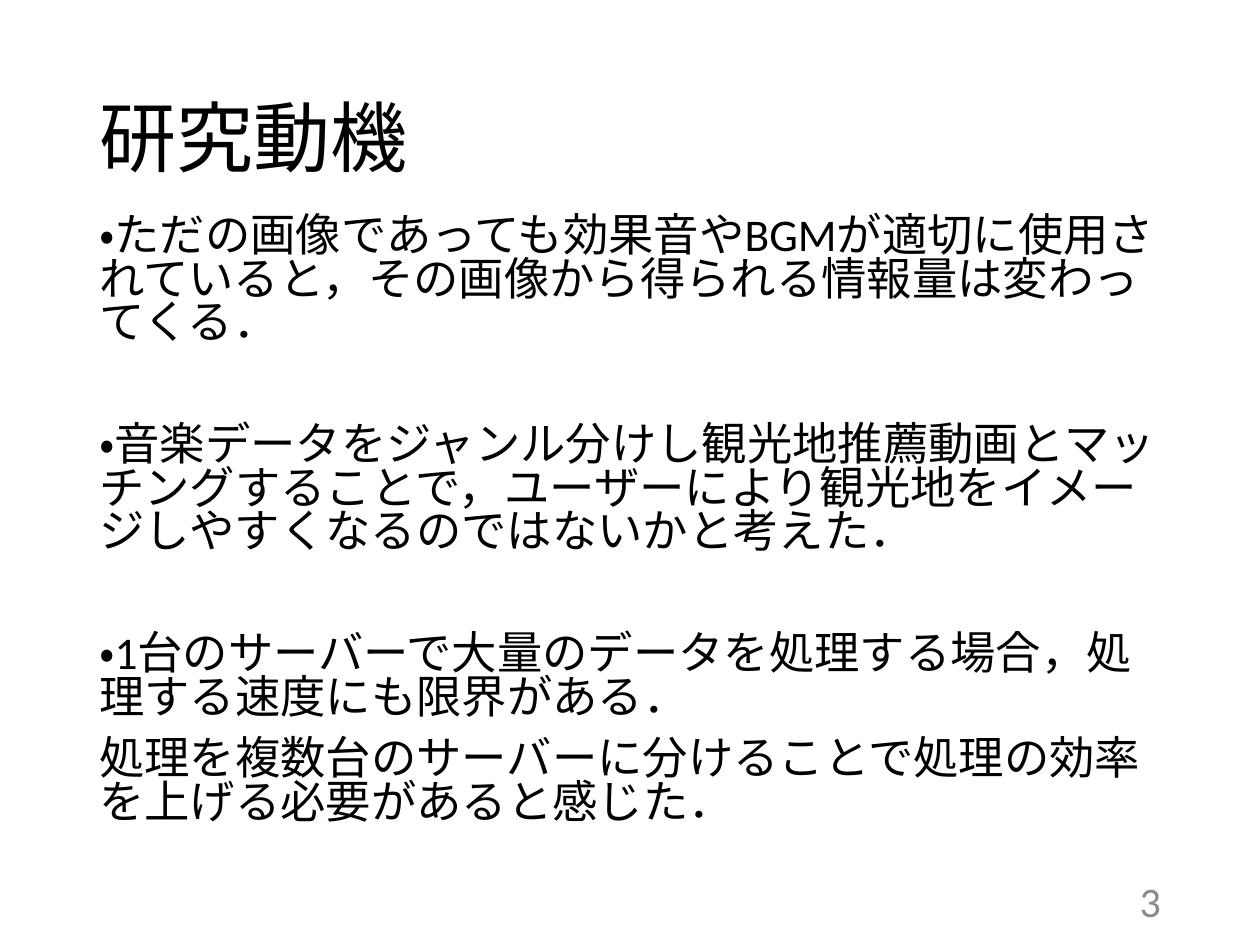
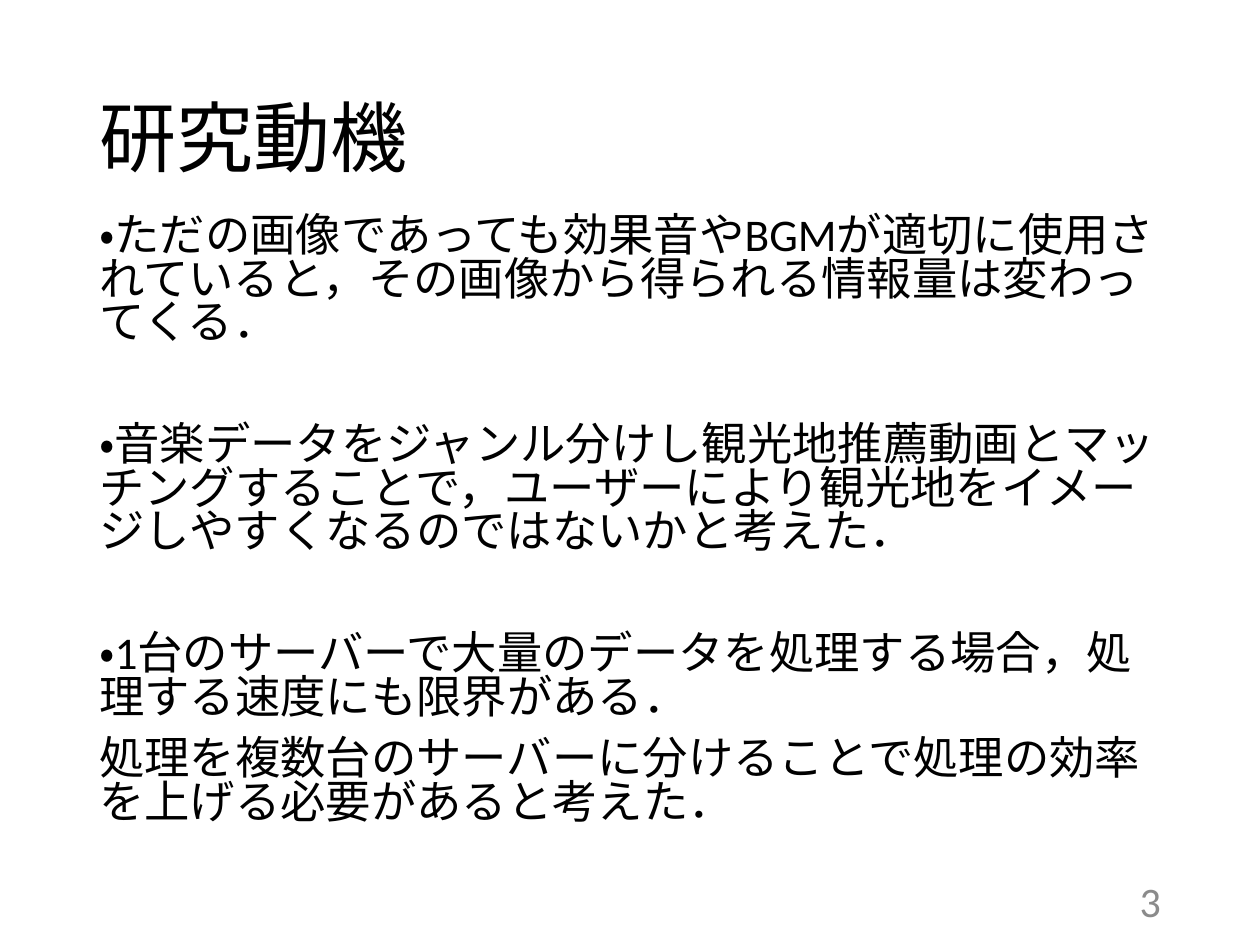
Before and after one commit to kait-takanolab/1821144-yoshii-thesis, a slide deck: slide 3 of 学部_中間発表_1821144.pptx. Drawn at 1260x945 pixels with LibreOffice and Linux fonts; fonts in the diff are those of the drawing. Boxes give left, top, right and bottom in pixels: in the first picture for what was removed or moved away, otherwise in the second. Text is boxed around its words. In the diff, an @@ line names an element or a change of style, - is before the commit and + after.

```diff
--- a/学部_中間発表_1821144.pptx
+++ b/学部_中間発表_1821144.pptx
@@ text at box(99, 736, 1140, 822): text changed @@
-処理を複数台のサーバーに分けることで処理の効率を上げる必要があると感じた．
+処理を複数台のサーバーに分けることで処理の効率を上げる必要があると考えた．
```
Also in this commit, not shown: 3 other slides changed.
